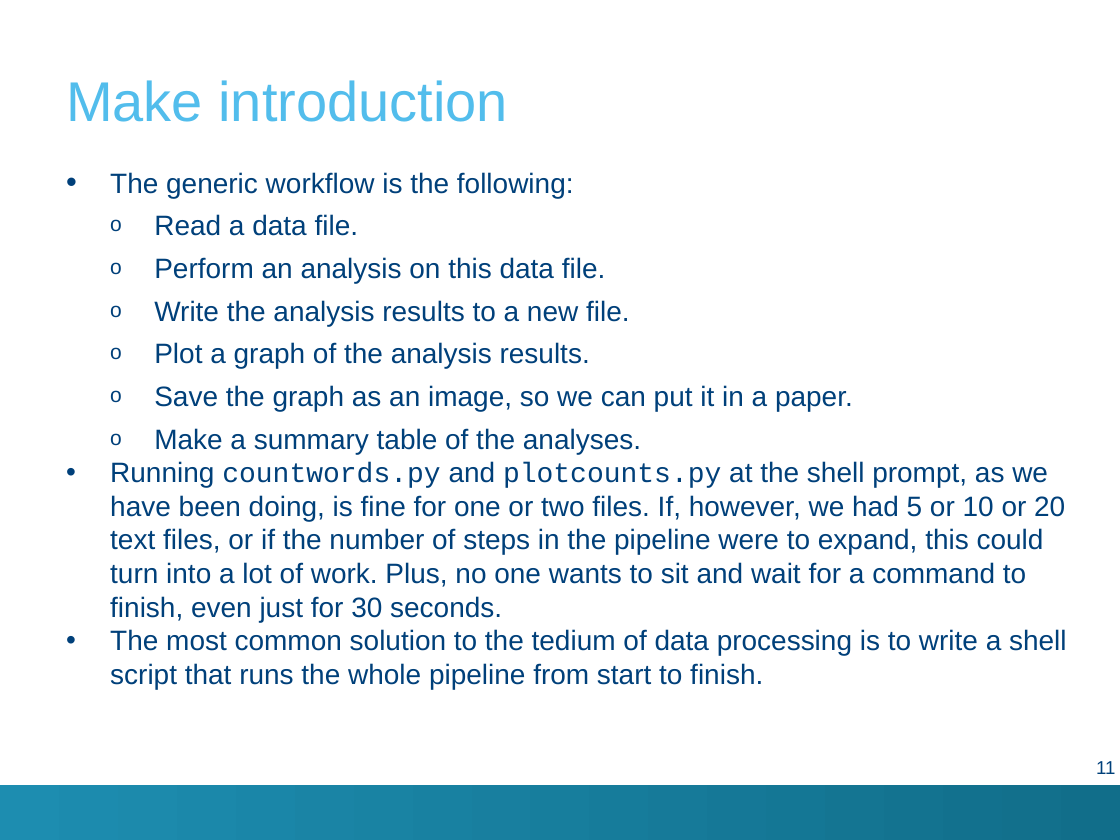
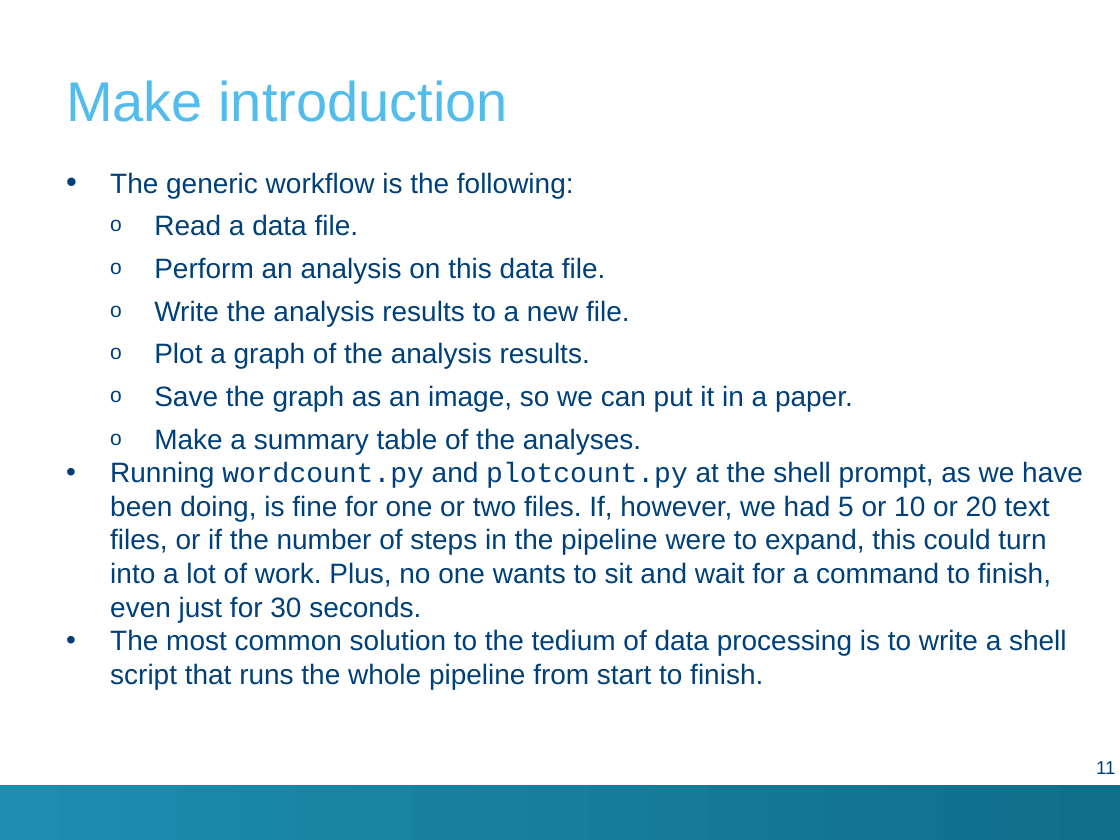
Before and after one commit to hpcleuven/Makefile-intro, a slide deck: slide 11 of Make.pptx. Drawn at 1120x840 pixels with LibreOffice and Linux fonts; fonts in the diff are those of the drawing; background and template pictures are left out. Boxes give left, top, right and bottom in pixels: in the first picture for what was removed or moved away, otherwise in the second. Text is boxed around its words. In the diff, an @@ line names an element or a change of style, - is before the commit and + after.

```diff
--- a/Make.pptx
+++ b/Make.pptx
@@ text at (110,461,1083,622): text changed @@
-• Running countwords.py and plotcounts.py at the shell prompt, as we have been doing, is fine for one or two files. If, however, we had 5 or 10 or 20 text files, or if the number of steps in the pipeline were to expand, this could turn into a lot of work. Plus, no one wants to sit and wait for a command to finish, even just for 30 seconds.
+• Running wordcount.py and plotcount.py at the shell prompt, as we have been doing, is fine for one or two files. If, however, we had 5 or 10 or 20 text files, or if the number of steps in the pipeline were to expand, this could turn into a lot of work. Plus, no one wants to sit and wait for a command to finish, even just for 30 seconds.
```
Also in this commit, not shown: 55 other slides changed, 1 other file.
